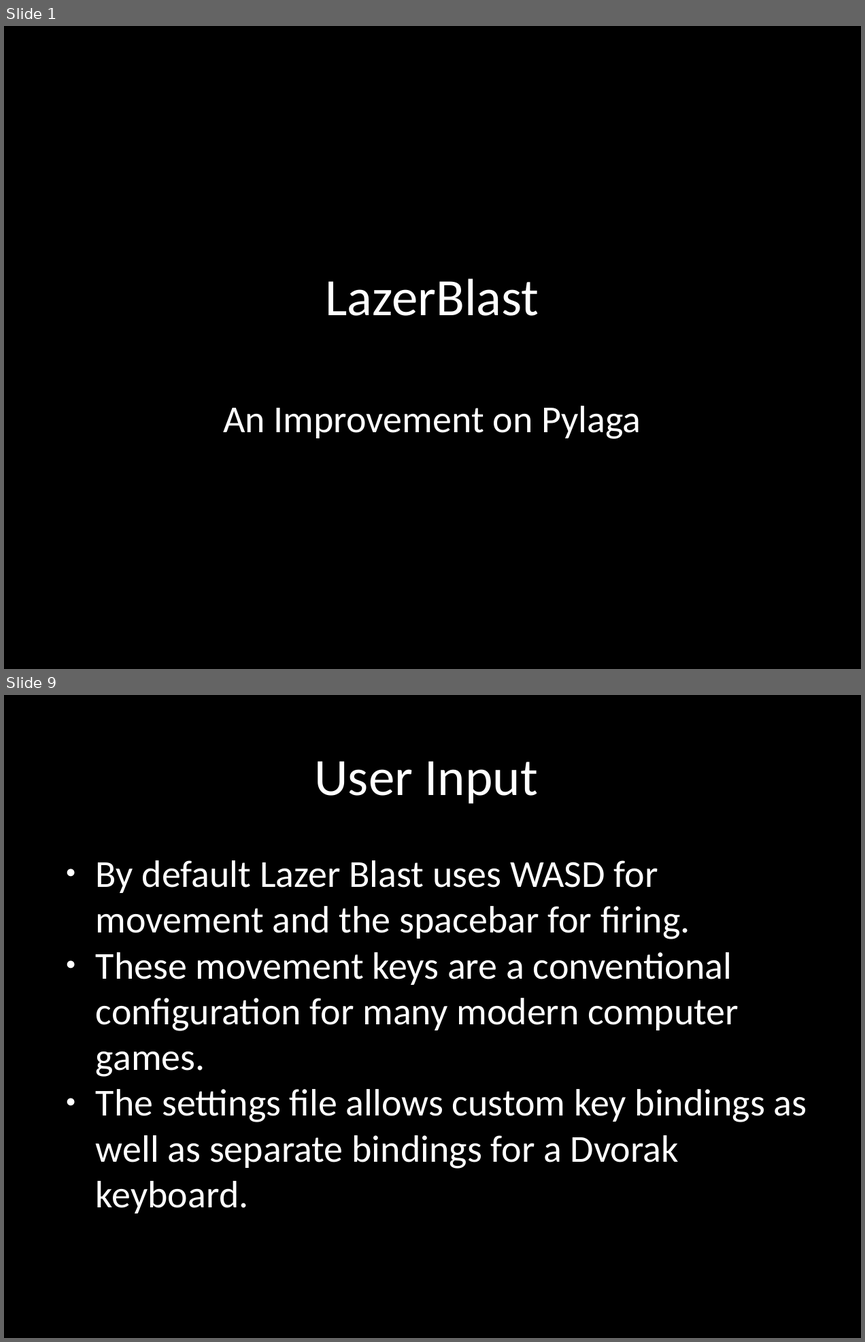
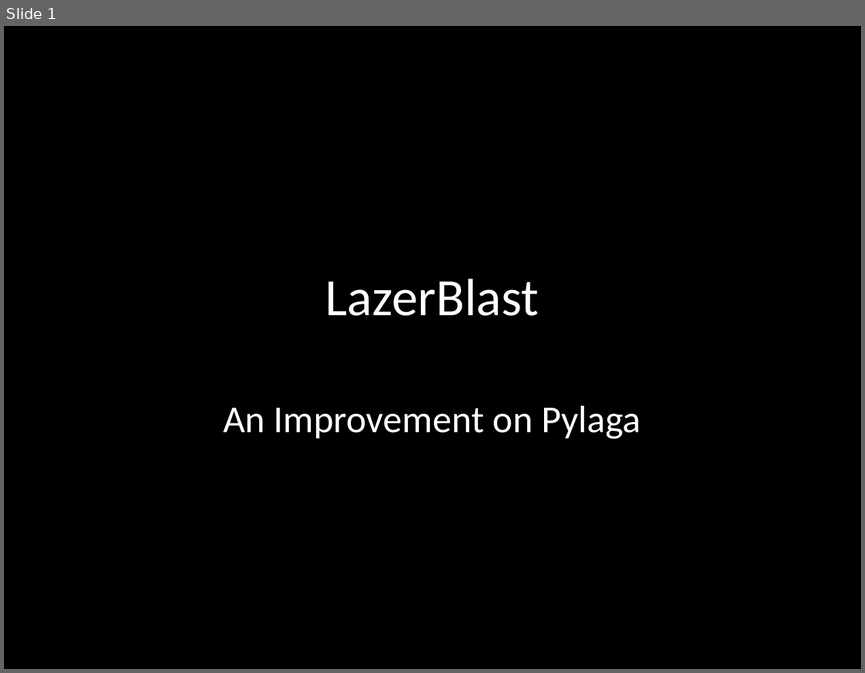
Before and after one commit to terrencepreilly/CPS410, a slide deck: final_presentation/Presentation.pptx. Shown one above the other, each under a label of ours: slides 1 and 9 before the commit, slide 1 after it; the slides between them are not shown. The pictures are 865x1342 and 865x673 pixels, drawn with LibreOffice and Linux fonts; fonts in the diff are those of the drawing; background and template pictures are left out. Boxes give left, top, right and bottom in pixels: in the first picture for what was removed or moved away, otherwise in the second. Text is boxed around its words. In the diff, an @@ line names an element or a change of style, - is before the commit and + after.

```diff
--- a/final_presentation/Presentation.pptx
+++ b/final_presentation/Presentation.pptx
@@ slide 9 removed at bbox=[4, 695, 861, 1338], background #000000 @@
@@ text removed at bbox=[315, 761, 538, 804] @@
-User Input
@@ text removed at bbox=[96, 860, 807, 1213] @@
-● By default Lazer Blast uses WASD for movement and the spacebar for firing.
-● These movement keys are a conventional configuration for many modern computer games.
-● The settings file allows custom key bindings as well as separate bindings for a Dvorak keyboard.
```
Also in this commit, not shown: 3 slides changed, 3 slides added, 12 other slides removed, 3 other files.
